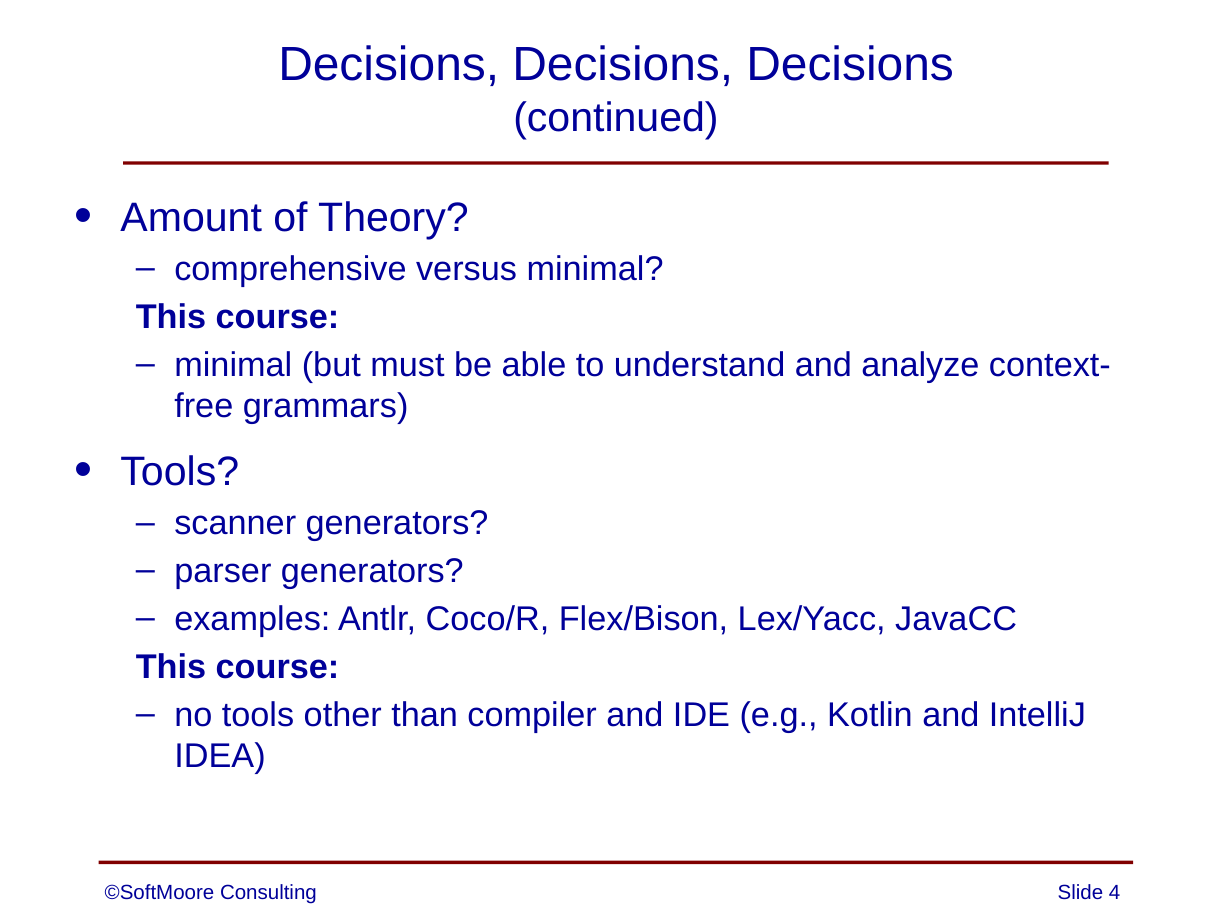
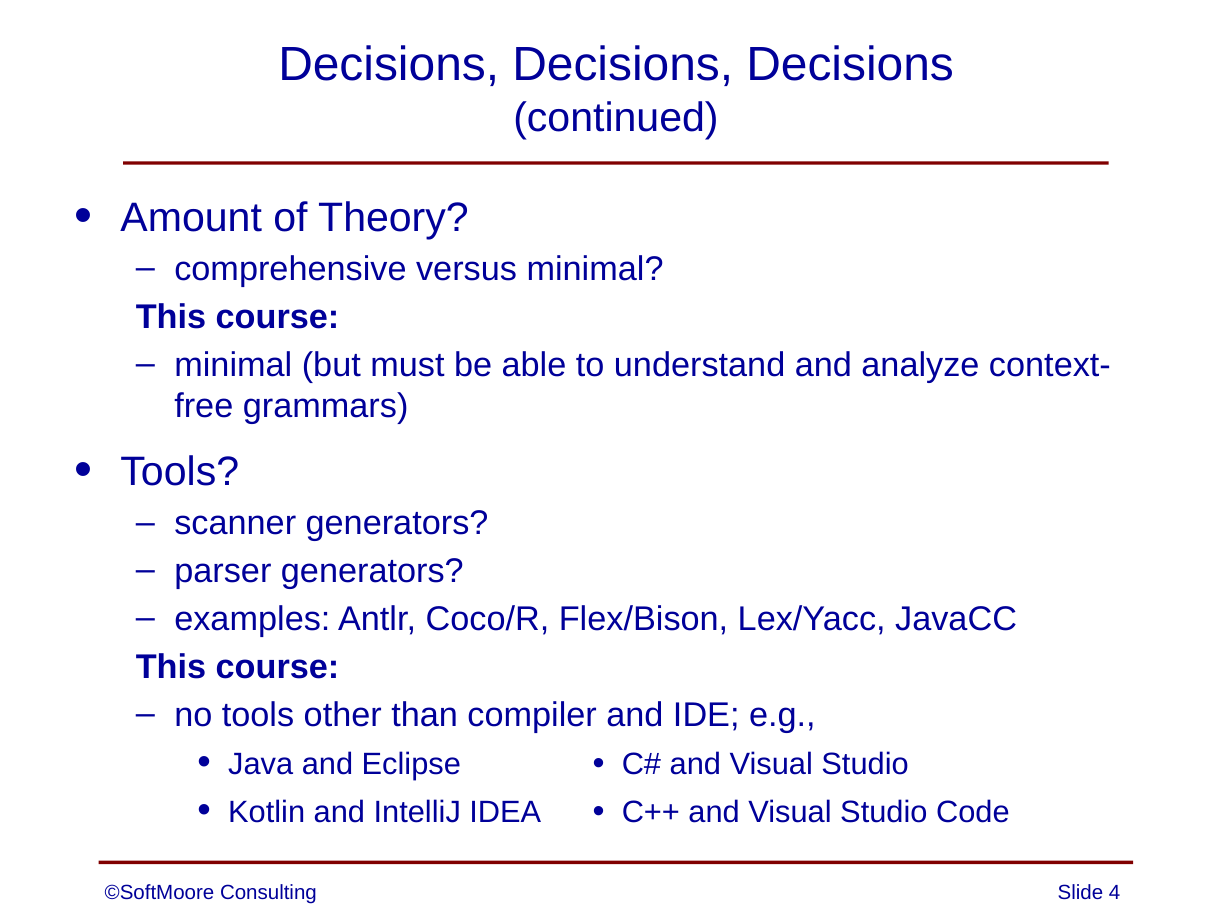
Before and after one commit to SoftMoore/CPRL-Kt, a slide deck: slide 4 of PowerPoint/00 - Teaching Compiler Design.pptx. Drawn at 1232x924 pixels with LibreOffice and Linux fonts; fonts in the diff are those of the drawing. Boxes give left, top, right and bottom in pixels: in the first picture for what was removed or moved away, otherwise in the second. Text is boxed around its words. In the diff, an @@ line names an element or a change of style, - is before the commit and + after.

```diff
--- a/PowerPoint/00 - Teaching Compiler Design.pptx
+++ b/PowerPoint/00 - Teaching Compiler Design.pptx
@@ text at (x1=174, y1=701, x2=1010, y2=823): text changed; size 20 to 18 pt @@
-  – no tools other than compiler and IDE (e.g., Kotlin and IntelliJ IDEA)
+  – no tools other than compiler and IDE; e.g.,
+    • Java and Eclipse • C# and Visual Studio
+    • Kotlin and IntelliJ IDEA • C++ and Visual Studio Code
```
Also in this commit, not shown: 9 other slides changed, 1 slide removed, 3 other files.
